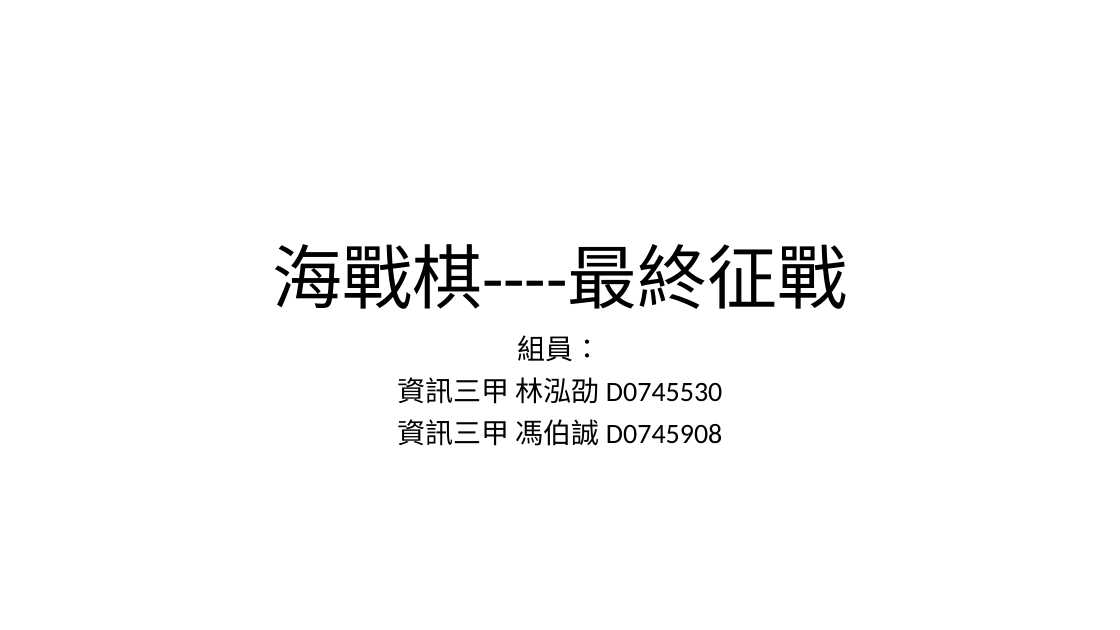
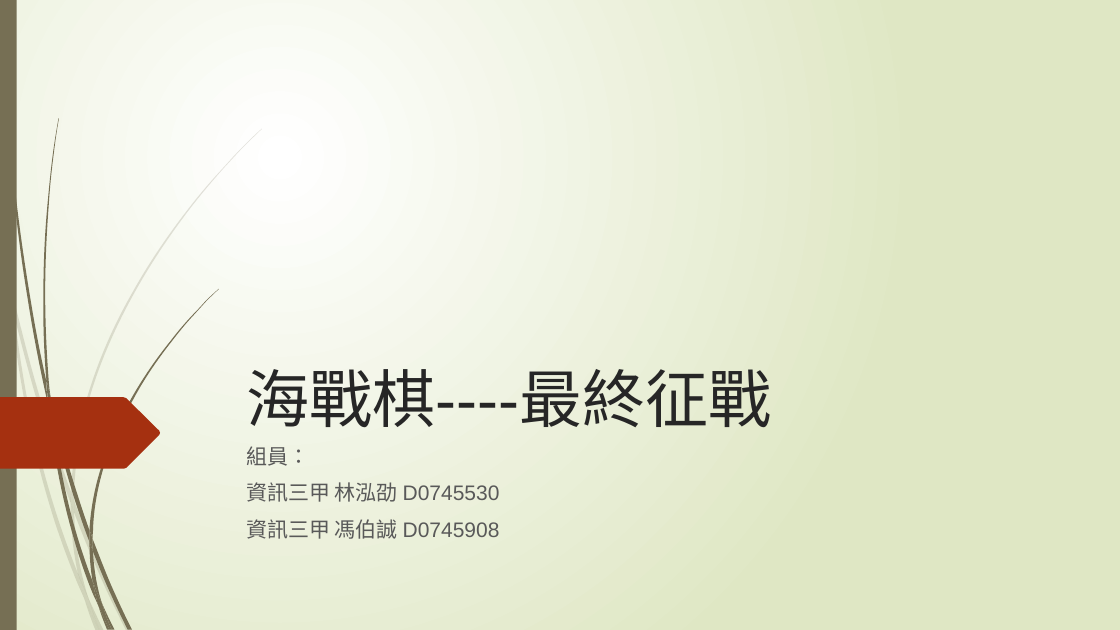
Before and after one commit to Joe-lin-ezra/BattleShip, a slide deck: slide 1 of doc/網路程式設計報告.pptx. Drawn at 1120x630 pixels with LibreOffice and Linux fonts; fonts in the diff are those of the drawing. Boxes give left, top, right and bottom in pixels: in the first picture for what was removed or moved away, otherwise in the second. Text is boxed around its words. In the diff, an @@ line names an element or a change of style, - is before the commit and + after.

```diff
--- a/doc/網路程式設計報告.pptx
+++ b/doc/網路程式設計報告.pptx
@@ background #FFFFFF to gradient #FFFFFF to #DFE8C4 @@
@@ rectangle added at bbox=[0, 0, 17, 630], fill #766F54 @@
@@ title "海戰棋----最終征戰": place and size @@
-title "海戰棋----最終征戰" at bbox=[272, 244, 848, 309]
+title "海戰棋----最終征戰" at bbox=[246, 369, 771, 428]
@@ title "海戰棋----最終征戰" at bbox=[246, 369, 771, 428]: size 60 to 54 pt, font Calibri to Arial, text colour #000000 to #262626; alignment centre to left; line spacing 0.9 to 1 @@
@@ freeform shape added at bbox=[0, 397, 160, 469], fill #A53010 @@
@@ subtitle "組員：": place and size @@
-subtitle "組員：" at bbox=[397, 335, 722, 446]
+subtitle "組員：" at bbox=[246, 446, 500, 539]
@@ subtitle "組員：" at bbox=[246, 446, 500, 539]: size 24 to 18 pt, font Calibri to Arial, text colour #000000 to #595959; alignment centre to left; line spacing 0.9 to 1 @@
@@ group added at bbox=[0, 129, 262, 630]: 10 freeform shapes @@
@@ group added at bbox=[3, 0, 218, 630]: 12 freeform shapes @@
```
Also in this commit, not shown: 12 other slides changed, 1 slide added, 1 slide removed.
